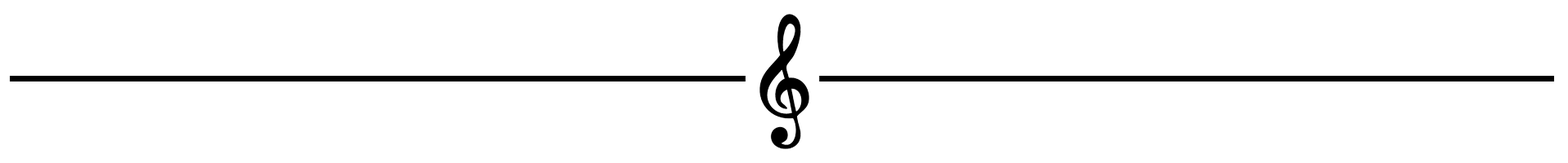
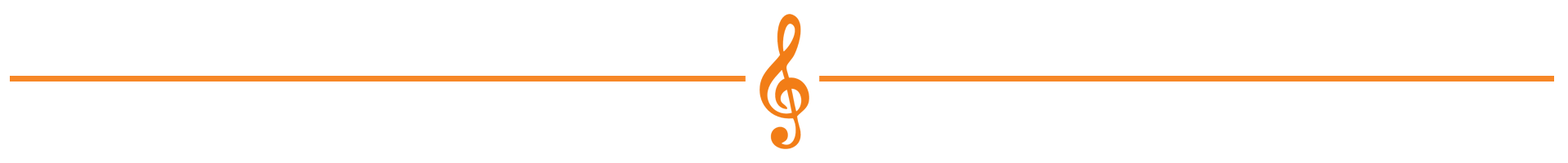
Two versions of the same layered image (1568px x 163px). Layer-by-layer changes:
pixels changed over bbox(9, 13, 1555, 150) (layer not identified)
